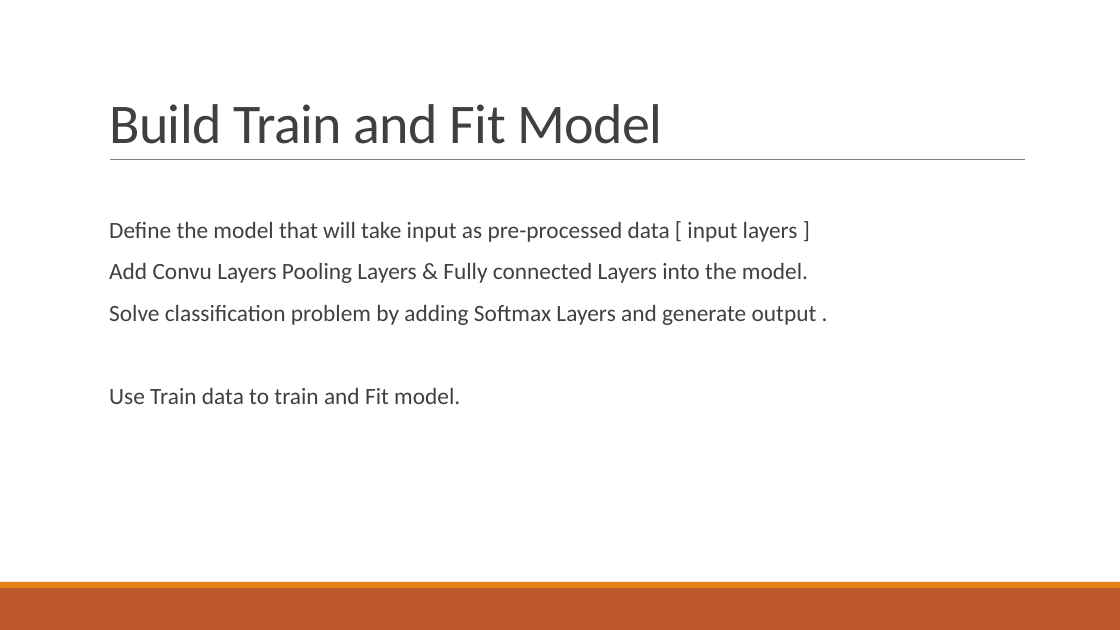
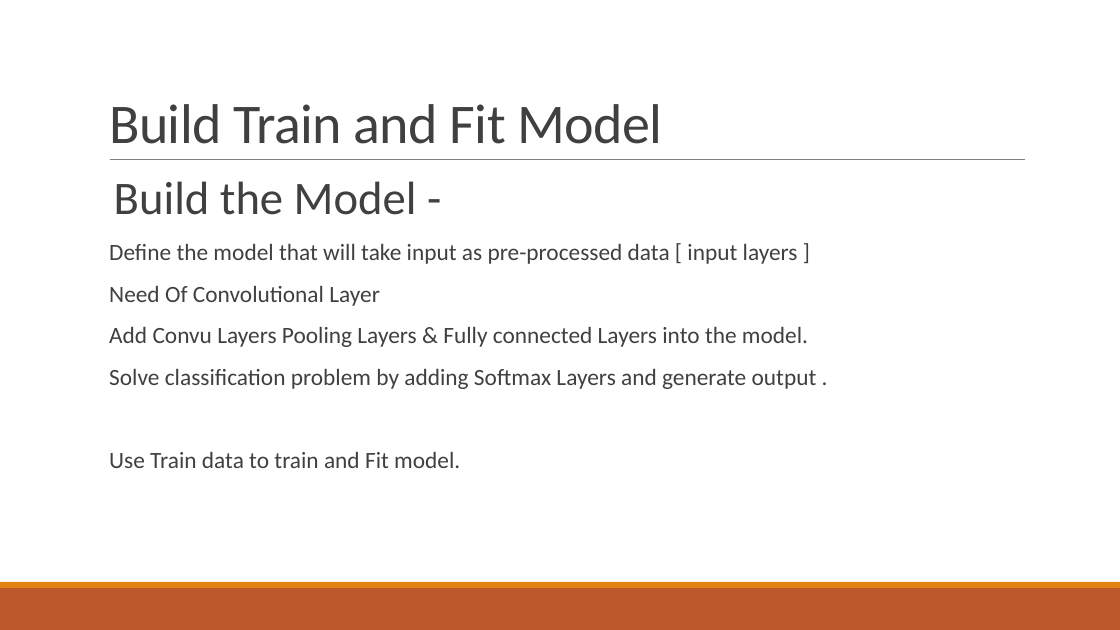
Before and after one commit to SANDIP79190219/Deep-Learning, a slide deck: slide 11 of Capstone Project 2.pptx (slide 9 before the commit). Drawn at 1120x630 pixels with LibreOffice and Linux fonts; fonts in the diff are those of the drawing. Boxes give left, top, right and bottom in pixels: in the first picture for what was removed or moved away, otherwise in the second. Text is boxed around its words. In the diff, an @@ line names an element or a change of style, - is before the commit and + after.

```diff
--- a/Capstone Project 2.pptx
+++ b/Capstone Project 2.pptx
@@ text at bbox=[114, 181, 417, 215]: paragraph added @@
+  Build the Model -
@@ text at bbox=[109, 286, 380, 306]: paragraph added @@
+  Need Of Convolutional Layer
```
Also in this commit, not shown: 1 other slide changed, 10 slides added, 4 other files.
